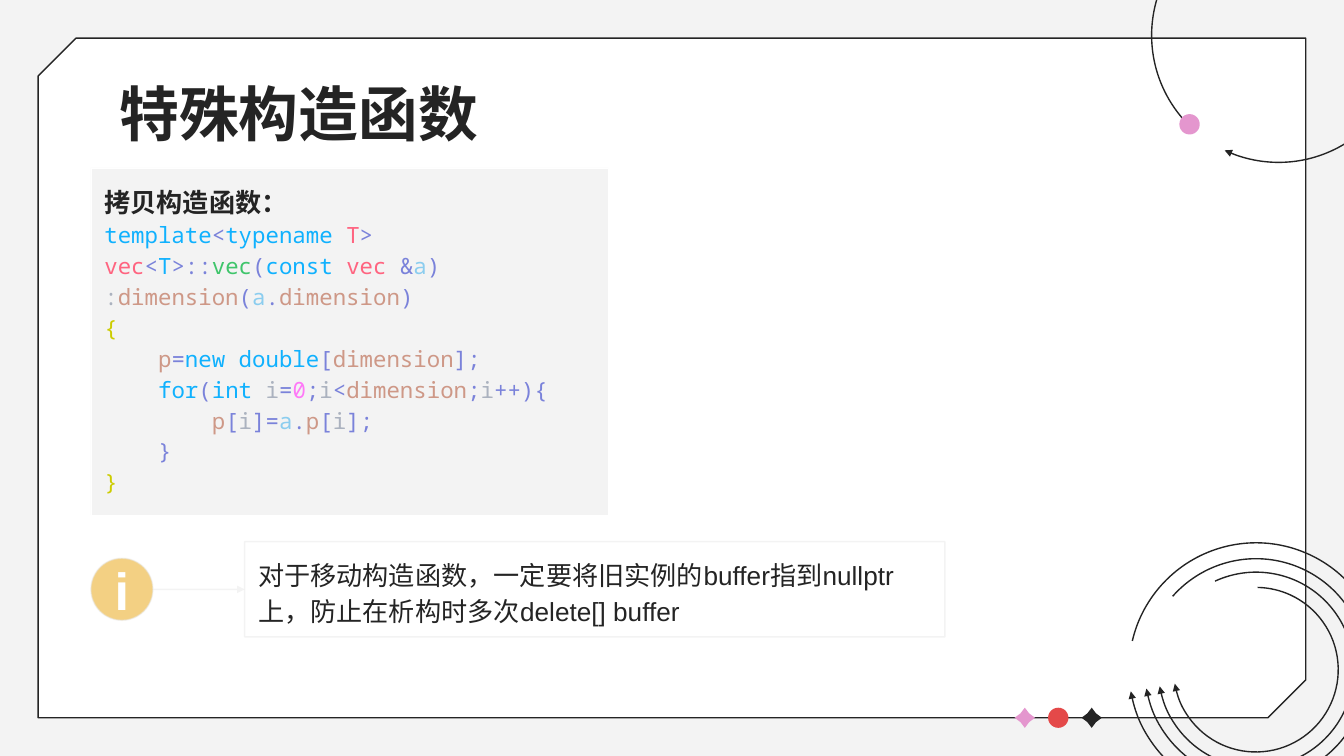
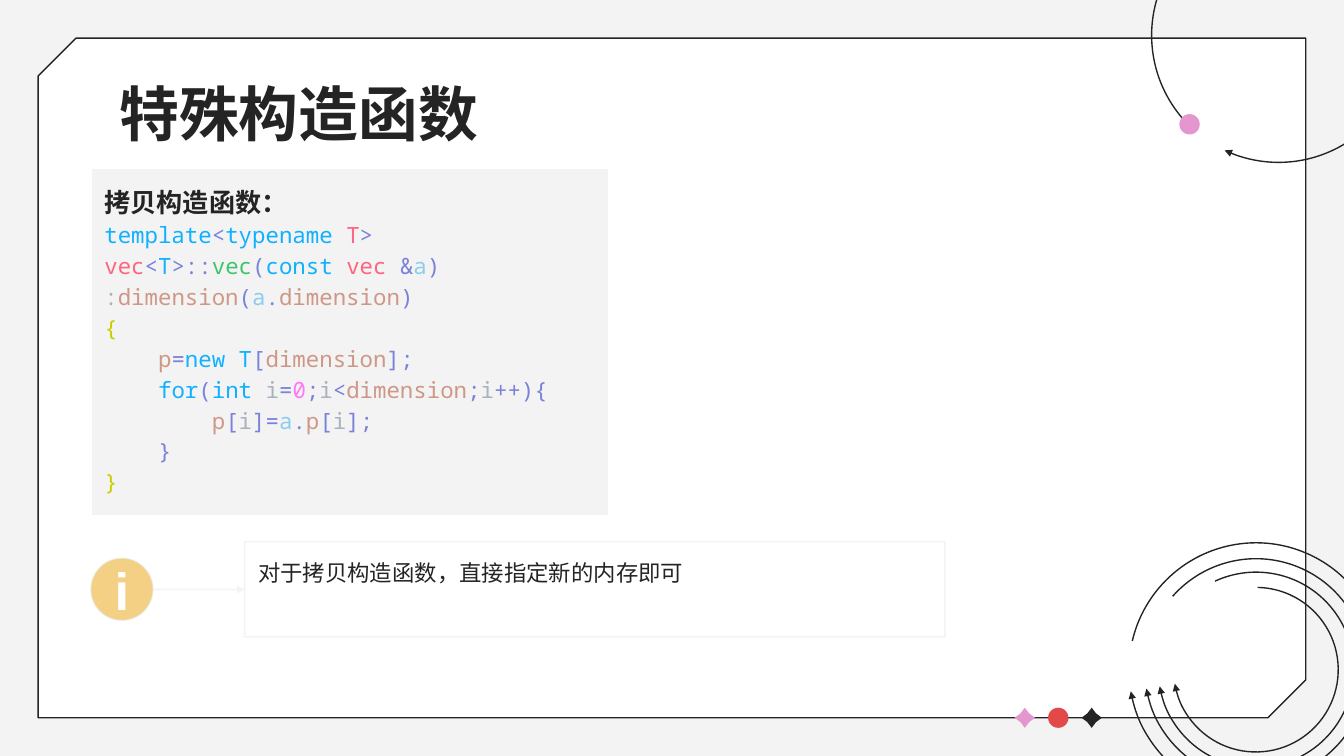
Before and after one commit to Winhan-Diao/lesson, a slide deck: slide 7 of _assignment_5_vector/实现向量类.pptx. Drawn at 1344x756 pixels with LibreOffice and Linux fonts; fonts in the diff are those of the drawing. Boxes give left, top, right and bottom in pixels: in the first picture for what was removed or moved away, otherwise in the second. Text is boxed around its words. In the diff, an @@ line names an element or a change of style, - is before the commit and + after.

```diff
--- a/_assignment_5_vector/实现向量类.pptx
+++ b/_assignment_5_vector/实现向量类.pptx
@@ text in rectangle at [158,350,414,372]: text changed @@
-p=new double[dimension];
+p=new T[dimension];
@@ text in rectangle at [258,562,683,583]: text changed; size 14 to 12 pt @@
-对于移动构造函数，一定要将旧实例的buffer指到nullptr上，防止在析构时多次delete[] buffer
+对于拷贝构造函数，直接指定新的内存即可
```
Also in this commit, not shown: 1 other file.
